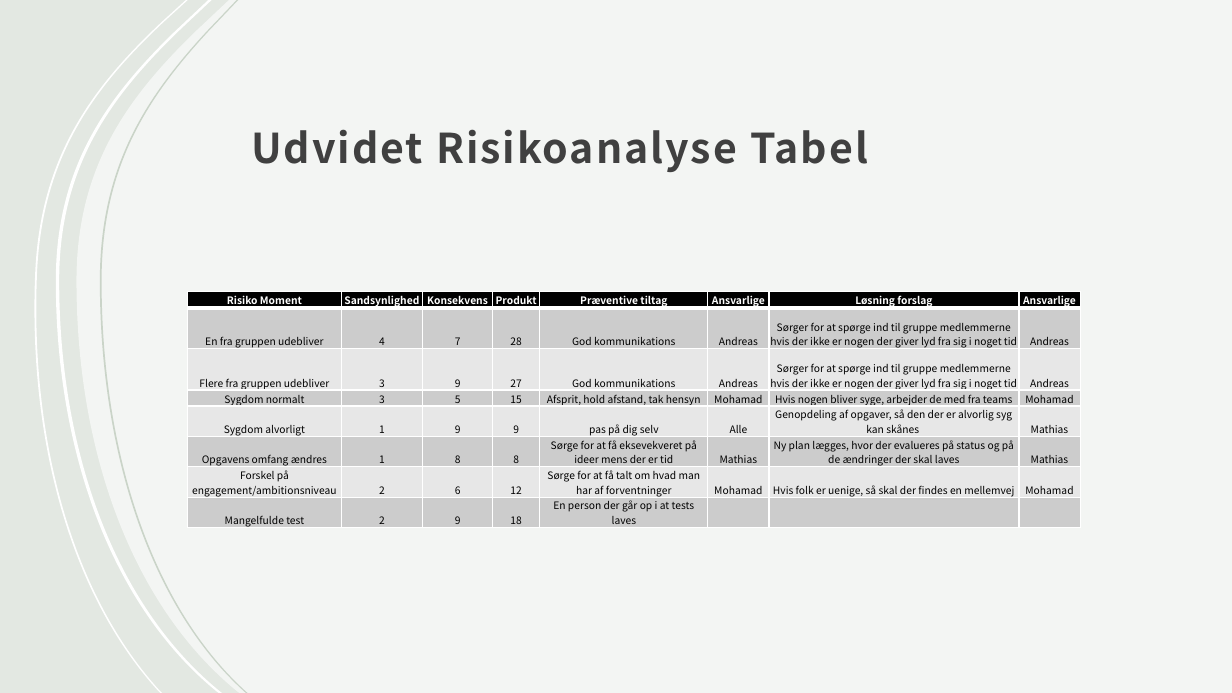
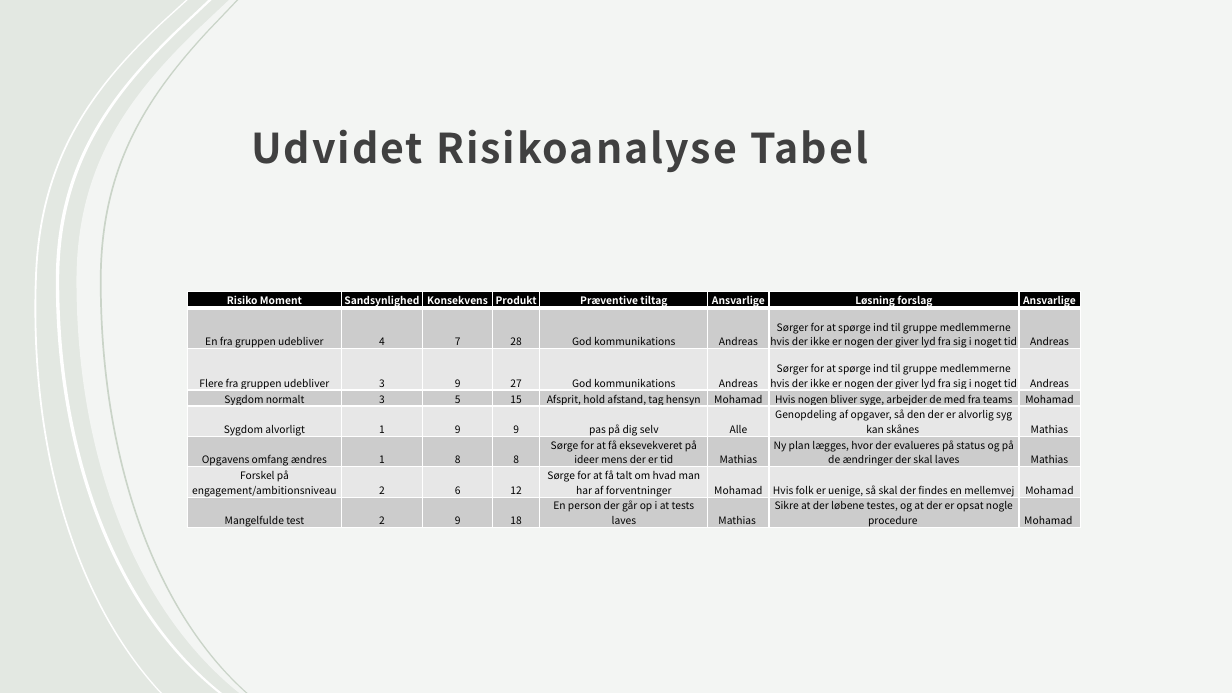
Before and after one commit to MathiasReker/Marios-Pizzabar, a slide deck: slide 3 of Aflevering/RisikoAnalyseTabel.pptx. Drawn at 1232x693 pixels with LibreOffice and Linux fonts; fonts in the diff are those of the drawing. Boxes give left, top, right and bottom in pixels: in the first picture for what was removed or moved away, otherwise in the second. Text is boxed around its words. In the diff, an @@ line names an element or a change of style, - is before the commit and + after.

```diff
--- a/Aflevering/RisikoAnalyseTabel.pptx
+++ b/Aflevering/RisikoAnalyseTabel.pptx
@@ table at (188, 292, 1080, 532) @@
-row 4, column 5: Afsprit, hold afstand, tak hensyn
+row 4, column 5: Afsprit, hold afstand, tag hensyn
-row 8: Mangelfulde test | 2 | 9 | 18 | En person der går op i at tests laves |  |  | 
+row 8: Mangelfulde test | 2 | 9 | 18 | En person der går op i at tests laves | Mathias | Sikre at der løbene testes, og at der er opsat nogle procedure | Mohamad
```
Also in this commit, not shown: 1 other slide changed.
